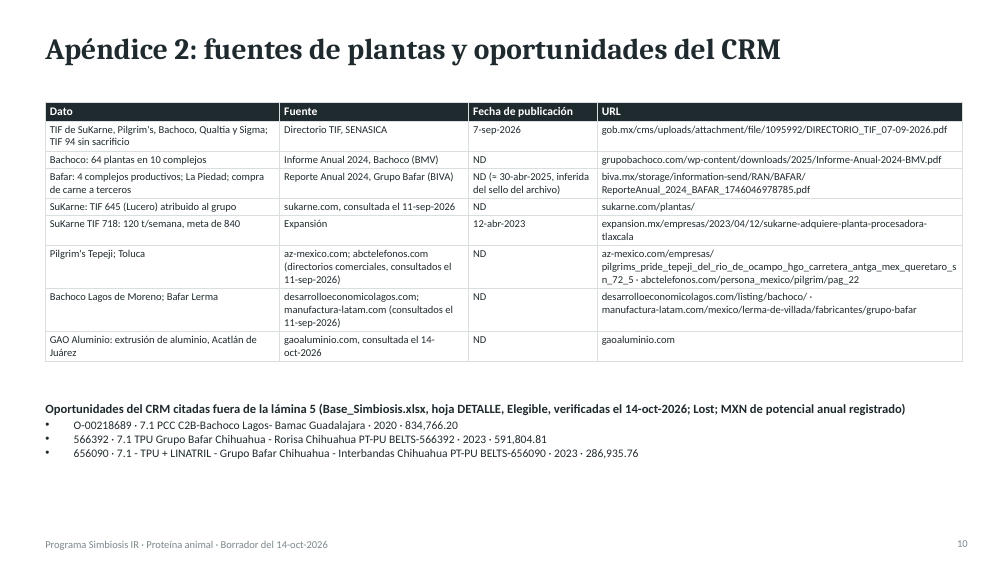
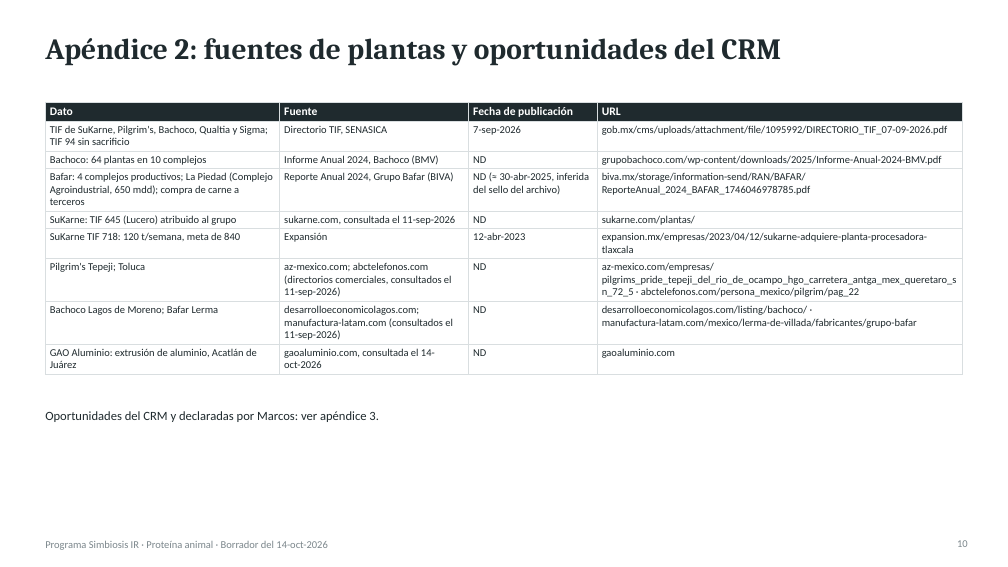
Before and after one commit to Marckqalex/Simbiosis-IR, a slide deck: slide 10 of entregables/Simbiosis_IR_Proteina_Animal_Entregable1.pptx. Drawn at 1008x567 pixels with LibreOffice and Linux fonts; fonts in the diff are those of the drawing. Boxes give left, top, right and bottom in pixels: in the first picture for what was removed or moved away, otherwise in the second. Text is boxed around its words. In the diff, an @@ line names an element or a change of style, - is before the commit and + after.

```diff
--- a/entregables/Simbiosis_IR_Proteina_Animal_Entregable1.pptx
+++ b/entregables/Simbiosis_IR_Proteina_Animal_Entregable1.pptx
@@ table at [45, 102, 963, 372] @@
-row 4, column 1: Bafar: 4 complejos productivos; La Piedad; compra de carne a terceros
+row 4, column 1: Bafar: 4 complejos productivos; La Piedad (Complejo Agroindustrial, 650 mdd); compra de carne a terceros
@@ text at [45, 411, 379, 422]: text changed; size 11 to 12 pt @@
-Oportunidades del CRM citadas fuera de la lámina 5 (Base_Simbiosis.xlsx, hoja DETALLE, Elegible, verificadas el 14-oct-2026; Lost; MXN de potencial anual registrado)
-• O-00218689 · 7.1 PCC C2B-Bachoco Lagos- Bamac Guadalajara · 2020 · 834,766.20
-• 566392 · 7.1 TPU Grupo Bafar Chihuahua - Rorisa Chihuahua PT-PU BELTS-566392 · 2023 · 591,804.81
-• 656090 · 7.1 - TPU + LINATRIL - Grupo Bafar Chihuahua - Interbandas Chihuahua PT-PU BELTS-656090 · 2023 · 286,935.76
+Oportunidades del CRM y declaradas por Marcos: ver apéndice 3.
@@ text "Oportunidades del CRM y declaradas ..." at [45, 411, 379, 422]: vertical alignment top to middle @@
```
Also in this commit, not shown: 7 other slides changed, 1 slide added, 8 other files.
